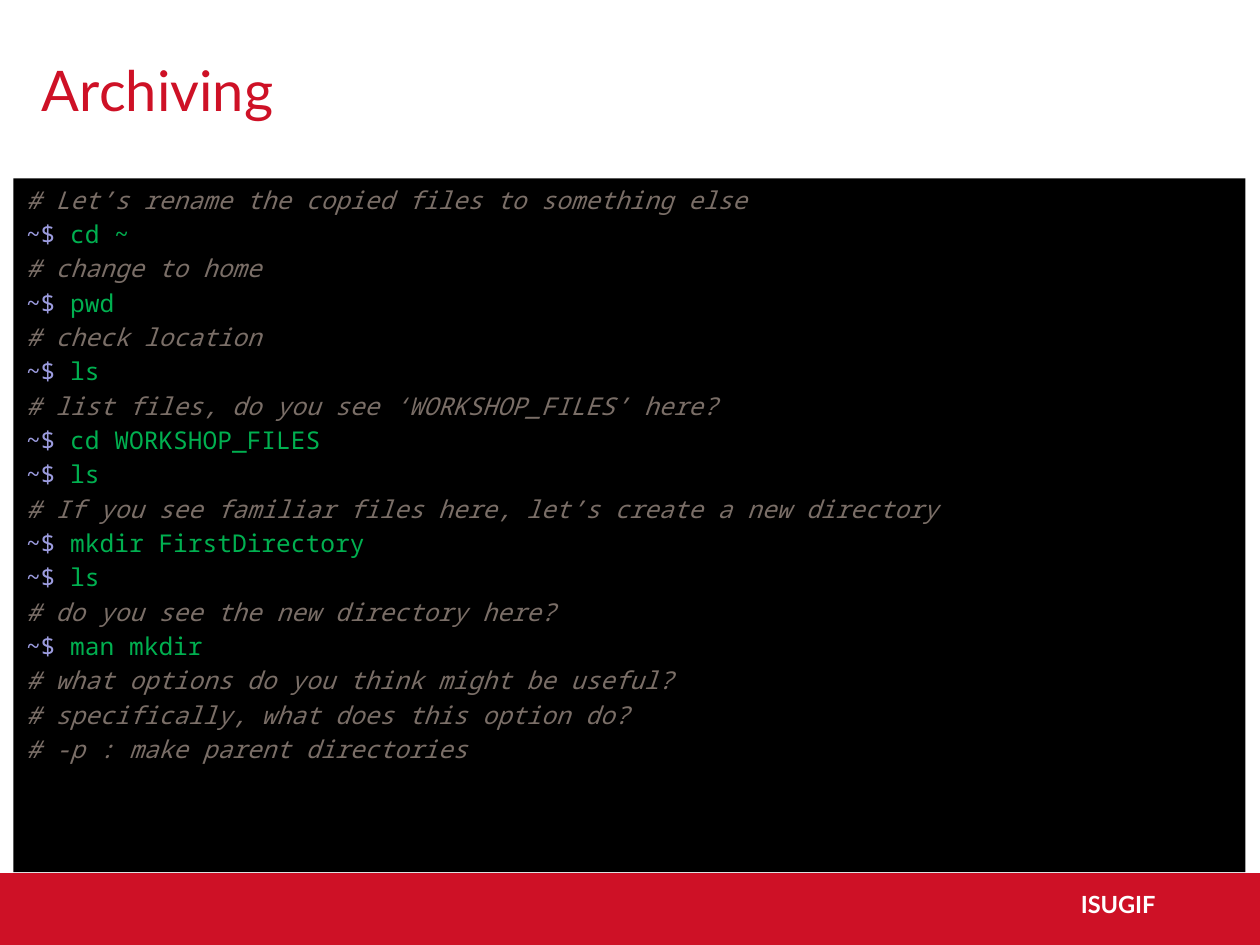
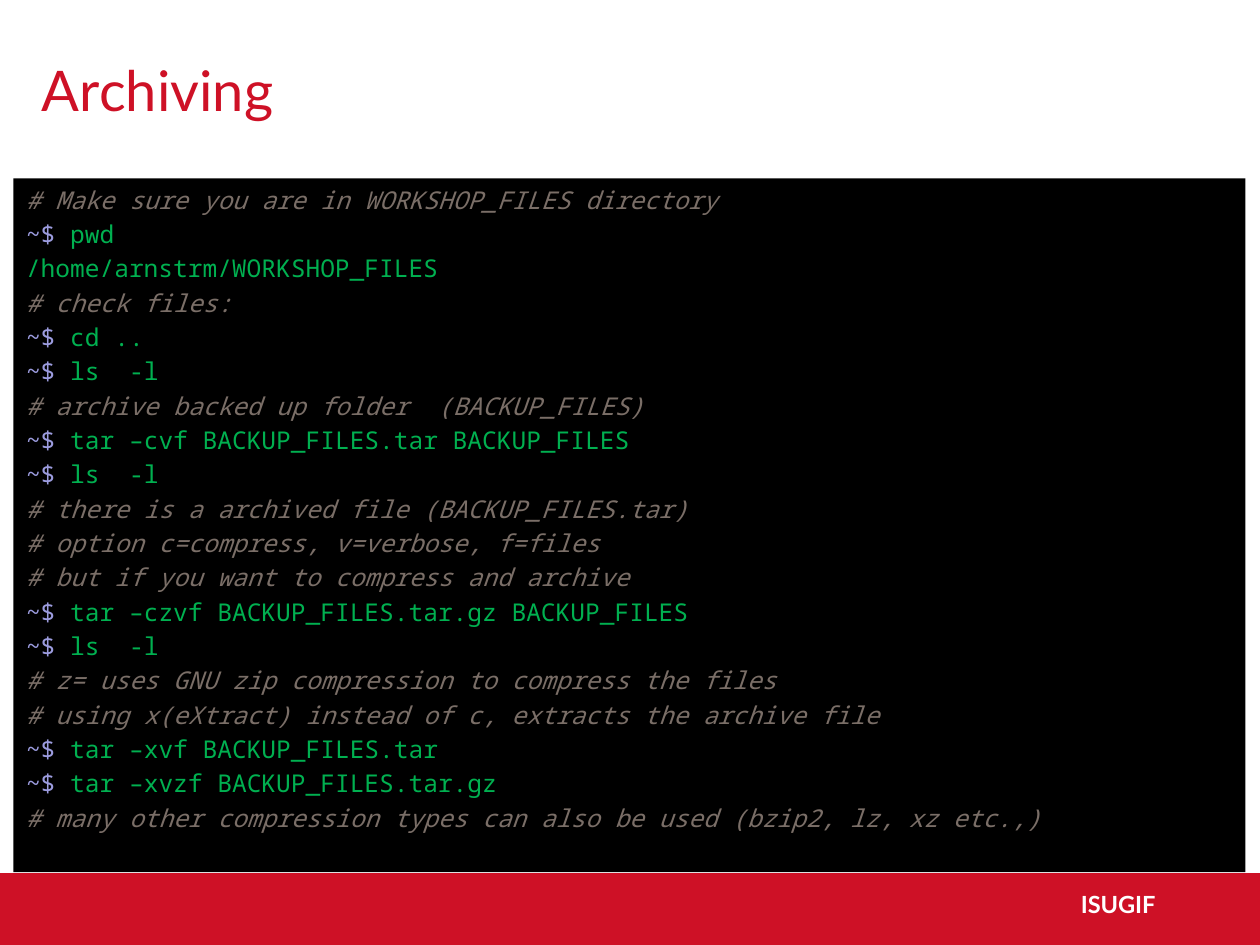
Before and after one commit to ISUgenomics/basic_UNIX_2015, a slide deck: slide 33 of slides_workshop_as.pptx. Drawn at 1260x945 pixels with LibreOffice and Linux fonts; fonts in the diff are those of the drawing; background and template pictures are left out. Boxes give left, top, right and bottom in pixels: in the first picture for what was removed or moved away, otherwise in the second. Text is boxed around its words. In the diff, an @@ line names an element or a change of style, - is before the commit and + after.

```diff
--- a/slides_workshop_as.pptx
+++ b/slides_workshop_as.pptx
@@ text at <box>55,190,717,215</box>: text changed @@
-# Let’s rename the copied files to something else
-~$ cd ~
-# change to home
+# Make sure you are in WORKSHOP_FILES directory
@@ text at <box>26,258,1041,833</box>: text changed @@
-# check location
-~$ ls
-# list files, do you see ‘WORKSHOP_FILES’ here?
-~$ cd WORKSHOP_FILES
-~$ ls
-# If you see familiar files here, let’s create a new directory
-~$ mkdir FirstDirectory
-~$ ls
-# do you see the new directory here?
-~$ man mkdir
-# what options do you think might be useful?
-# specifically, what does this option do?
-# -p : make parent directories
+/home/arnstrm/WORKSHOP_FILES
+# check files:
+~$ cd ..
+~$ ls -l
+# archive backed up folder (BACKUP_FILES)
+~$ tar –cvf BACKUP_FILES.tar BACKUP_FILES
+~$ ls -l
+# there is a archived file (BACKUP_FILES.tar)
+# option c=compress, v=verbose, f=files
+# but if you want to compress and archive
+~$ tar –czvf BACKUP_FILES.tar.gz BACKUP_FILES
+~$ ls -l
+# z= uses GNU zip compression to compress the files
+# using x(eXtract) instead of c, extracts the archive file
+~$ tar –xvf BACKUP_FILES.tar
+~$ tar –xvzf BACKUP_FILES.tar.gz
+# many other compression types can also be used (bzip2, lz, xz etc.,)
```
Also in this commit, not shown: 8 other slides changed, 16 slides added, 2 slides removed.
